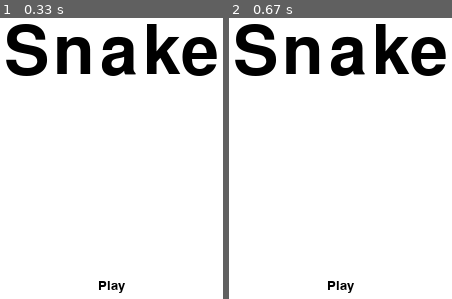
Above: before the commit, frames 1-2 (left to right).
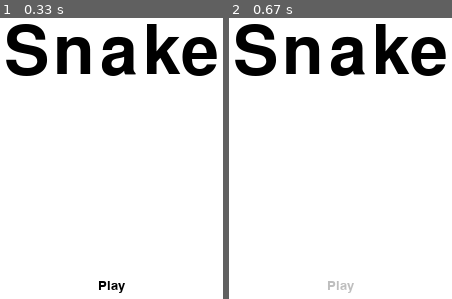
Above: after the commit, the same moments.

Repository: mcastre1/pygame
Game: pygame game, started from snake_game/main.py
The game is run twice, just before and just after one commit, with the same random seed, the same clock (stepped at 60 frames per second) and the same inputs.
Inputs:
- Up to frame 1 (0.33 s): no input
- Up to frame 2 (0.67 s): click "Play" at 0.38 s

Frame 1 is identical in both runs. In frame 2, 0.2% of the frame differs, in the area x 44-57%, y 93-98%.

Commit message:
Change play text font color on mouse motion.

Diff:
--- a/snake_game/gameState.py
+++ b/snake_game/gameState.py
@@ -153,6 +153,17 @@
                 pygame.quit()
                 sys.exit()
 
+            if event.type == pygame.MOUSEBUTTONDOWN:
+                if event.button == 1:
+                    if self.play_text_rect.collidepoint(pygame.mouse.get_pos()):
+                        print('Play!')
+
+            if event.type == pygame.MOUSEMOTION:
+                if self.play_text_rect.collidepoint(pygame.mouse.get_pos()):
+                    self.play_text = self.button_font.render('Play', True, 'Gray')
+                else:
+                    self.play_text = self.button_font.render('Play', True, 'Black')
+
 
         self.screen.fill(WHITE)
         self.screen.blit(self.snake_text, self.snake_text_rect)
--- a/snake_game/main.py
+++ b/snake_game/main.py
@@ -7,6 +7,7 @@
 clock = pygame.time.Clock()
 screen = pygame.display.set_mode((SCREEN_WIDTH, SCREEN_HEIGHT))
 
+pygame.display.set_caption('Snake Game')
 
 # Sprite groups
 head_group = pygame.sprite.Group()
